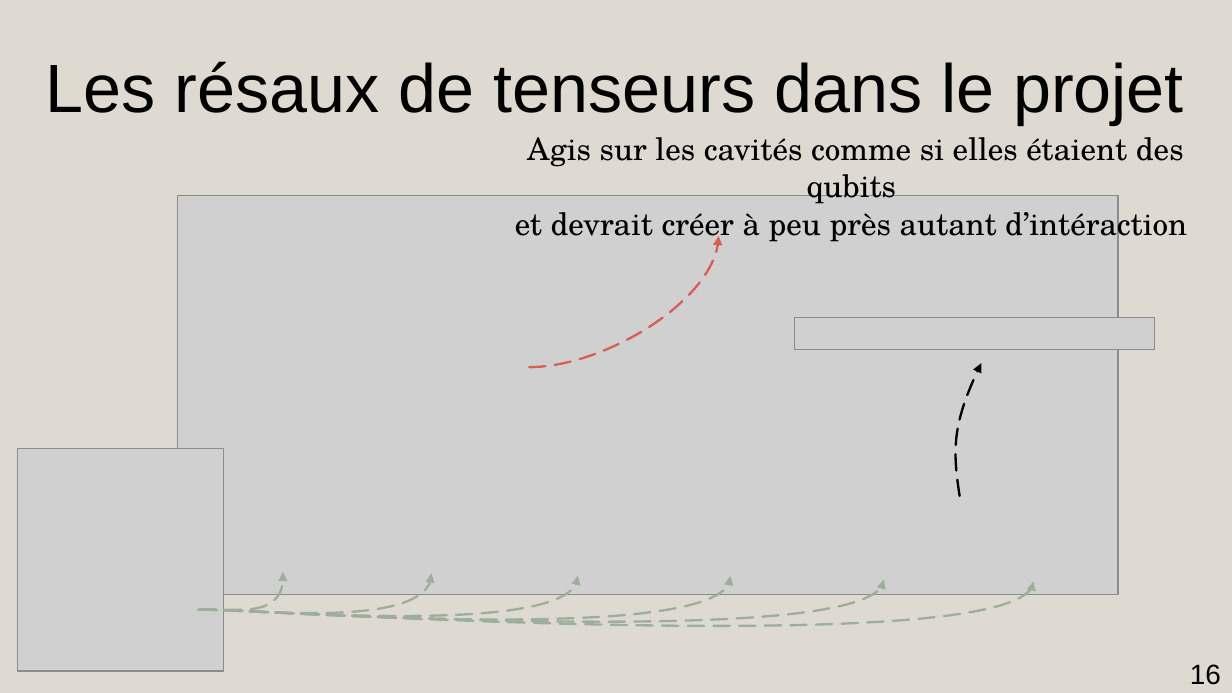
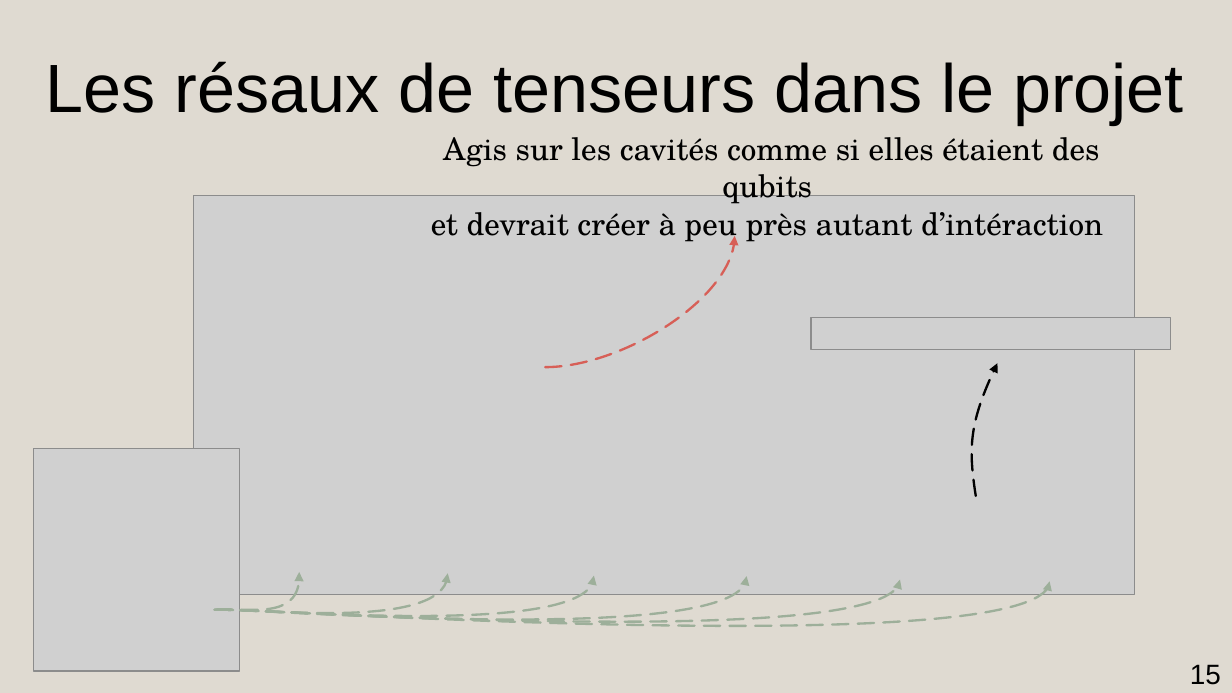
Before and after one commit to AmdaU/presentations, a slide deck: slide 15 of Seminaire/Seminaire.odp (slide 16 before the commit). Drawn at 1232x693 pixels with LibreOffice and Linux fonts; fonts in the diff are those of the drawing; grey boxes stand for pictures. Boxes give left, top, right and bottom in pixels: in the first picture for what was removed or moved away, otherwise in the second. Text is boxed around its words. In the diff, an @@ line names an element or a change of style, - is before the commit and + after.

```diff
--- a/Seminaire/Seminaire.odp
+++ b/Seminaire/Seminaire.odp
@@ title "Agis sur les cavités comme ..." moved from (x1=515, y1=137, x2=1187, y2=245) to (x1=431, y1=137, x2=1103, y2=245) @@
@@ 8 freeform shapes, 3 pictures moved together from (x1=18, y1=196, x2=1155, y2=671) to (x1=34, y1=196, x2=1172, y2=671) @@
@@ page number at (x1=1190, y1=664, x2=1221, y2=685): text changed @@
-16
+15
```
Also in this commit, not shown: 3 other slides changed, 1 slide added, 8 other files.
